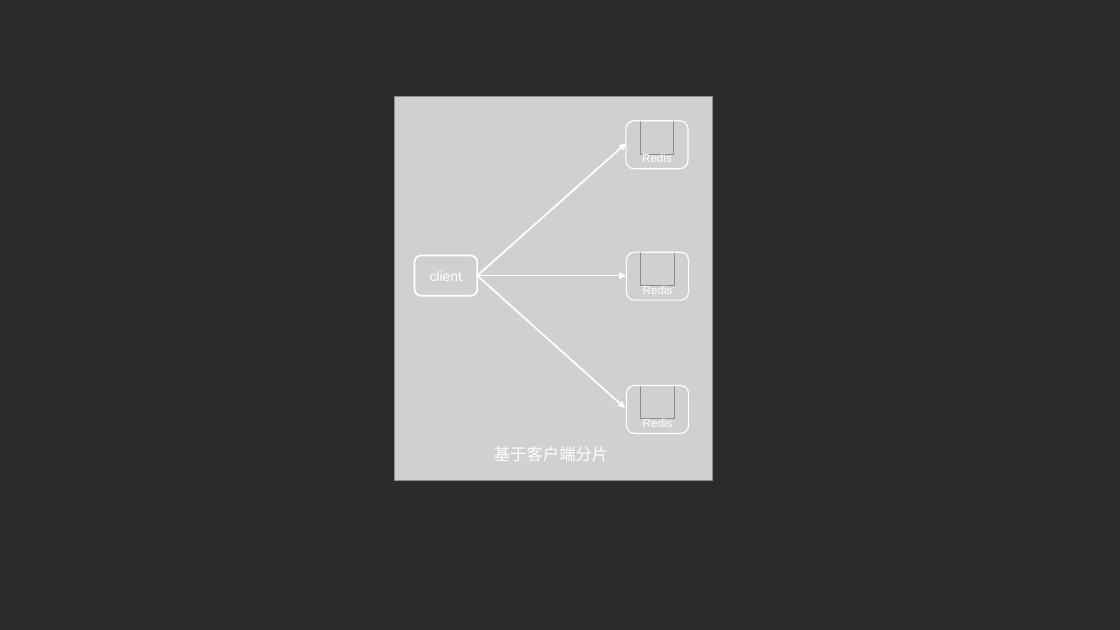
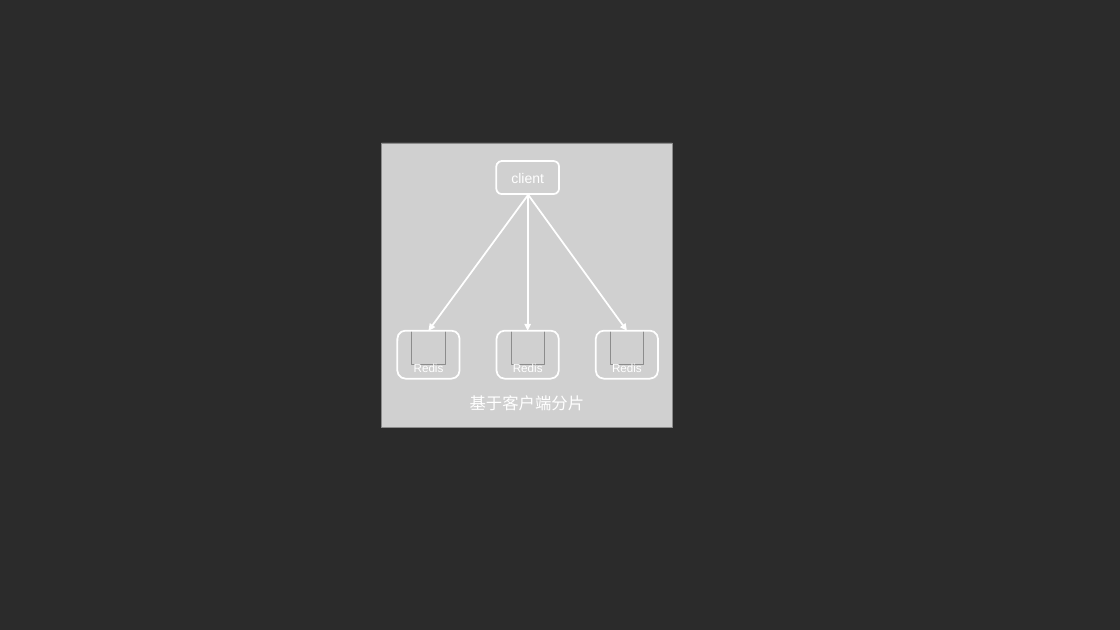
Before and after one commit to caison/java-knowledge-mind-map, a slide deck: slide 2 of 分布式/Redis/配图.pptx (slide 4 before the commit). Drawn at 1120x630 pixels with LibreOffice and Linux fonts; fonts in the diff are those of the drawing; grey boxes stand for pictures; background and template pictures are left out; a plain dark background stands for a picture behind light text. Boxes give left, top, right and bottom in pixels: in the first picture for what was removed or moved away, otherwise in the second. Text is boxed around its words. In the diff, an @@ line names an element or a change of style, - is before the commit and + after.

```diff
--- a/分布式/Redis/配图.pptx
+++ b/分布式/Redis/配图.pptx
@@ picture: place and size @@
-picture at [395,97,712,481]
+picture at [381,143,672,428]
@@ rounded rectangle removed at [626,121,688,169] @@
@@ rounded rectangle "client": place and size @@
-rounded rectangle "client" at [414,255,477,296]
+rounded rectangle "client" at [497,161,560,194]
@@ arrow moved from (477, 276) - (625, 408) to (528, 194) - (429, 331) @@
@@ arrow moved from (477, 276) - (626, 143) to (528, 194) - (627, 331) @@
@@ arrow moved from (477, 276) - (626, 276) to (528, 194) - (528, 331) @@
@@ rounded rectangle removed at [627,252,689,300] @@
@@ text "Redis": place and size @@
-text "Redis" at [642,154,672,162]
+text "Redis" at [414,364,444,372]
@@ rounded rectangle added at [397,331,460,379], outline #FFFFFF 1.5 pt @@
@@ picture: place and size @@
-picture at [640,121,674,155]
+picture at [412,331,445,365]
@@ text "Redis": place and size @@
-text "Redis" at [643,285,673,294]
+text "Redis" at [513,364,543,372]
@@ rounded rectangle added at [497,331,559,379], outline #FFFFFF 1.5 pt @@
@@ picture: place and size @@
-picture at [641,252,675,286]
+picture at [511,331,544,365]
@@ 1 picture, 1 text, 1 rounded rectangle: place and size @@
-1 picture, 1 text, 1 rounded rectangle at [627,386,689,434]
+1 picture, 1 text, 1 rounded rectangle at [596,331,658,379]
@@ rounded rectangle at [596,331,658,379]: outline #FFFFFF 1 pt to #FFFFFF 1.5 pt @@
@@ rounded rectangle "基于客户端分片": place and size @@
-rounded rectangle "基于客户端分片" at [469,444,634,464]
+rounded rectangle "基于客户端分片" at [444,393,610,413]
```
Also in this commit, not shown: 1 other slide changed, 5 slides added, 2 slides removed, 3 other files.
